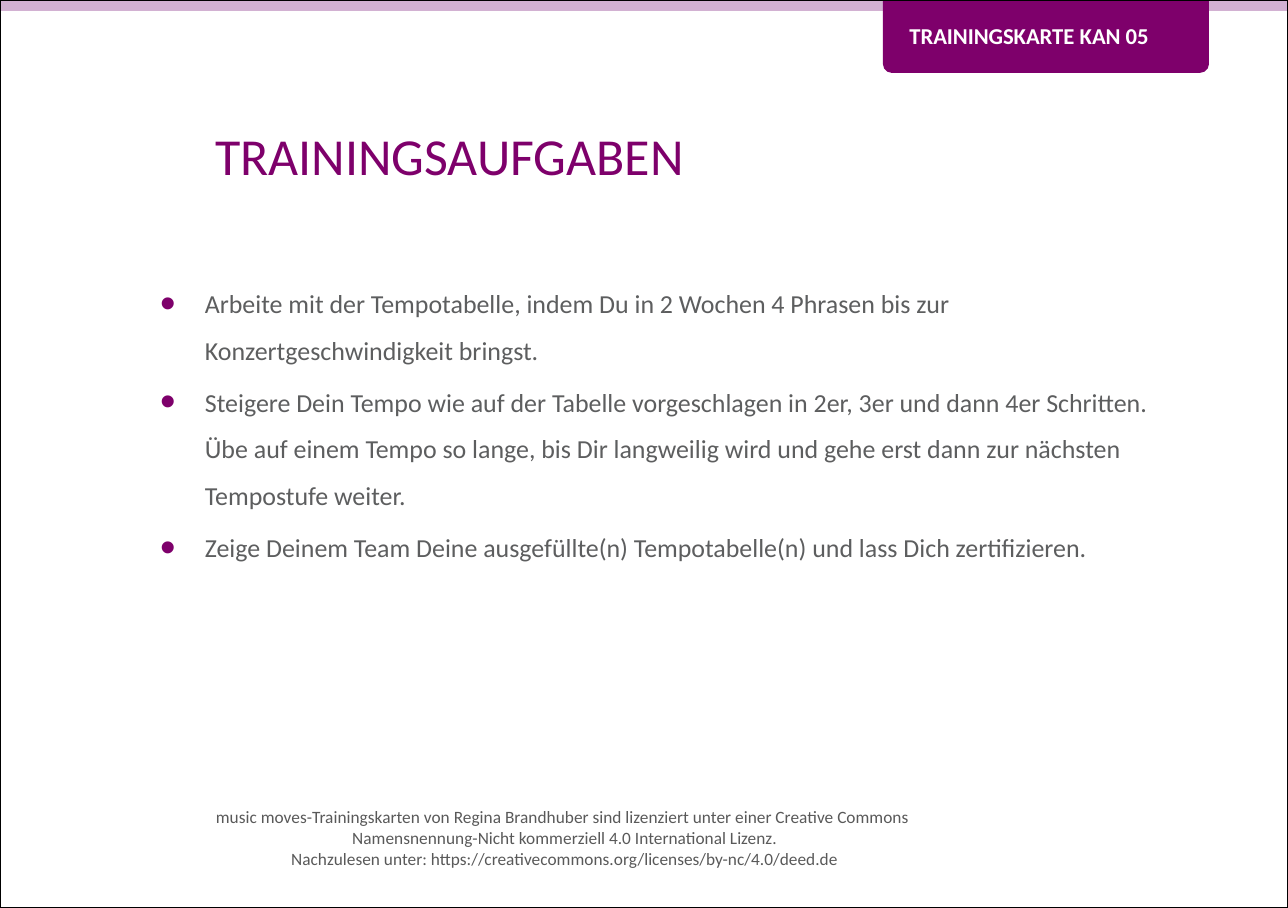
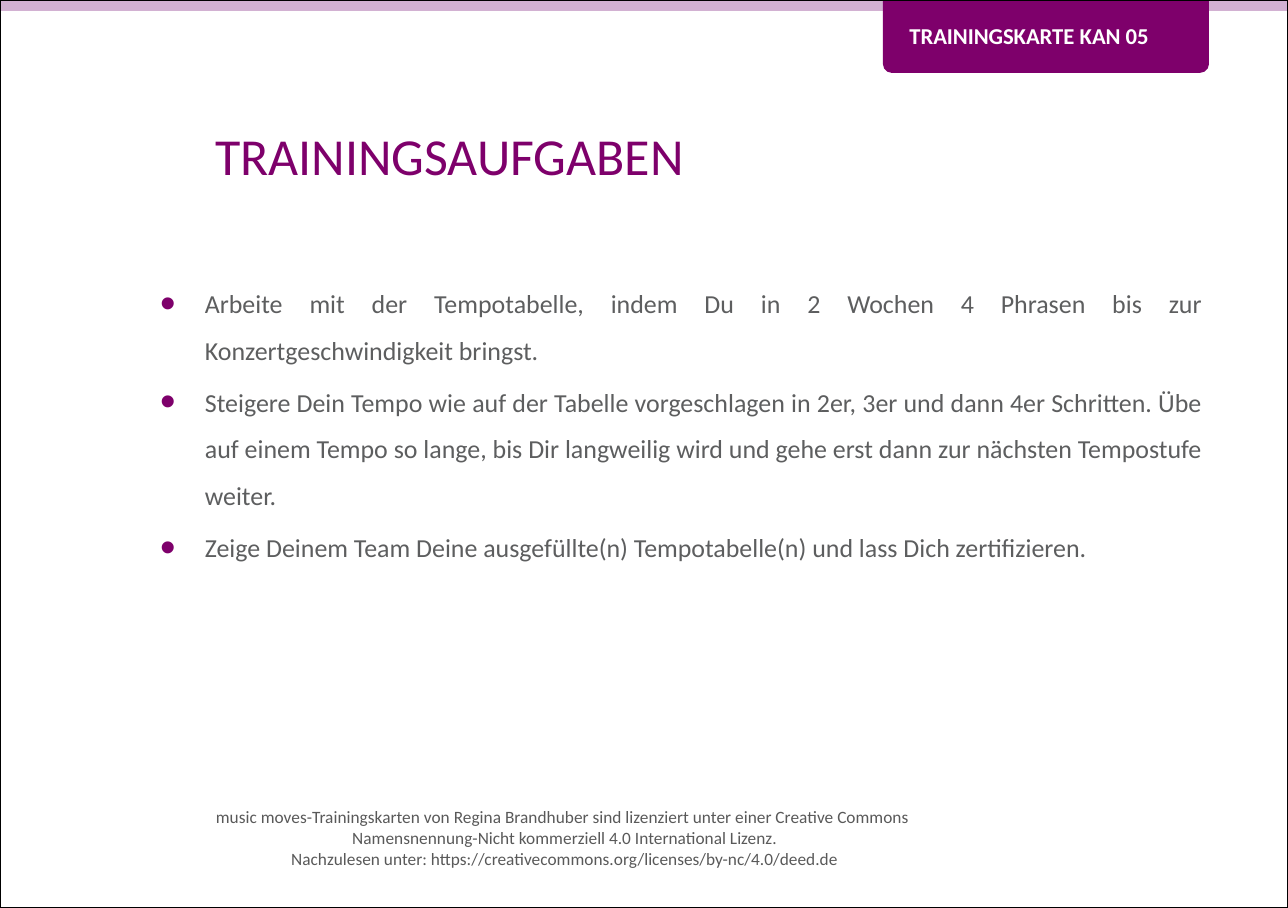
Before and after one commit to Teamtool/training-materials, a slide deck: slide 2 of training-cards/music moves/Kanban (KAN)/ger_KAN_05_Tempotabelle_MM_A.pptx. Drawn at 1288x908 pixels with LibreOffice and Linux fonts; fonts in the diff are those of the drawing; background and template pictures are left out. Boxes give left, top, right and bottom in pixels: in the first picture for what was removed or moved away, otherwise in the second. Text is boxed around its words. In the diff, an @@ line names an element or a change of style, - is before the commit and + after.

```diff
--- a/training-cards/music moves/Kanban (KAN)/ger_KAN_05_Tempotabelle_MM_A.pptx
+++ b/training-cards/music moves/Kanban (KAN)/ger_KAN_05_Tempotabelle_MM_A.pptx
@@ text "Arbeite mit der Tempotabelle, indem ..." at (x1=205, y1=295, x2=1202, y2=562): alignment left to justified @@
```
Also in this commit, not shown: 1 other slide changed, 1 other file.
